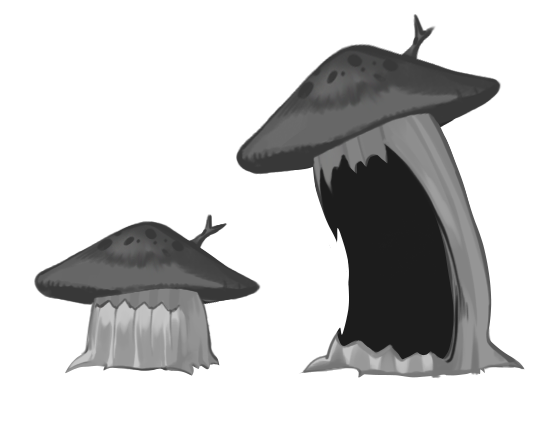
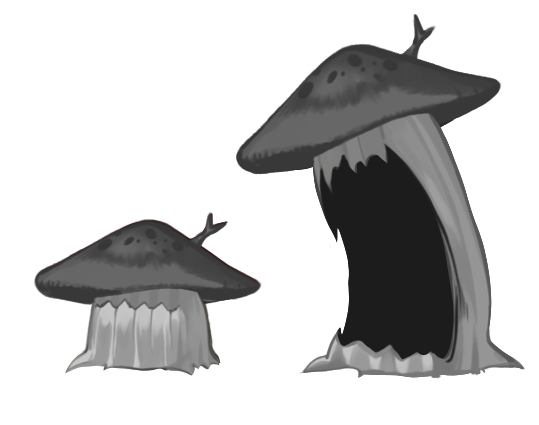
Before/after of a w=539, h=425 layered artwork. What changed in the layer stack:
added group "챕터 2" with 6 layers over <box>35,14,525,379</box>
added layer "버섯 머리2" (2nd of 2, in "챕터 2") in group "챕터 2" over <box>236,14,502,175</box>
added layer "길쭉한 몸" (2nd of 2, in "챕터 2") in group "챕터 2" over <box>298,69,525,379</box>
added layer "버섯 뒷머리" (2nd of 2, in "챕터 2") in group "챕터 2" over <box>270,83,471,171</box>
added layer "버섯 머리1" (2nd of 2, in "챕터 2") in group "챕터 2" over <box>35,212,262,303</box>
added layer "짧은 몸" (2nd of 2, in "챕터 2") in group "챕터 2" over <box>66,243,221,374</box>
added layer "버섯 뒷머리2" (2nd of 2, in "챕터 2") in group "챕터 2" over <box>39,250,243,304</box>
